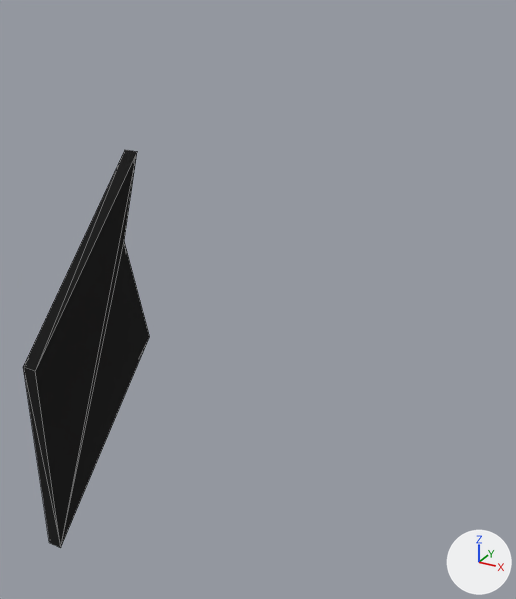
Two versions of the glTF model godot/assets/props/modelle/dach_ecke_l_kaputt.glb, one commit apart.
Before and after are seen from a 50 mm lens placed at (0.24, -1.158, 0.38), pointed at (-0.262, -0.245, -0.076). Every picture has the same lights, and +X, +Y and +Z are marked at lower right. The older version comes first. Mesh edges are drawn as thin lines. Vertices at exactly the same position are counted once.

The first picture shows 'dach_ecke_l_kaputt'.
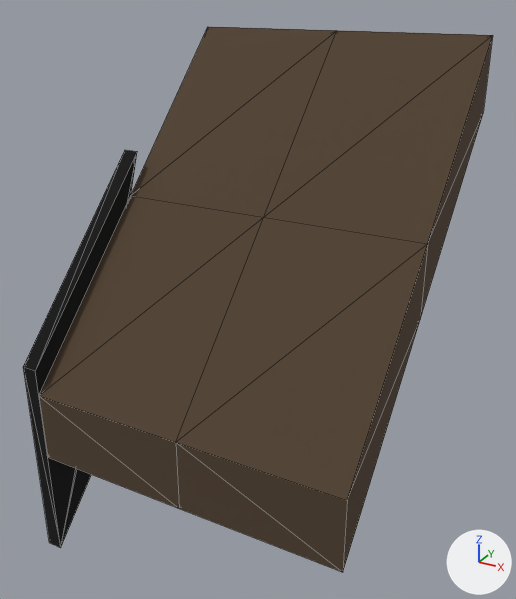
The edits, one by one:
Material 'schindeln' (mat_schindeln) is new.
Its base color is (0.0815, 0.0516, 0.029) (brown #514030).
Its roughness is 1.0.
me_dach_ecke_l_kaputt is used by ob_dach_ecke_l_kaputt; location (0.0, 0.0, 0.0).
me_dach_ecke_l_kaputt had 10 vertices, 16 faces and spanned x -0.525..-0.5, y -0.5..-0.225, z -0.483..0.131.
me_dach_ecke_l_kaputt now has 28 vertices, 48 faces and spans x -0.525..0.0, y -0.5..0.0, z -0.483..0.313.
me_dach_ecke_l_kaputt part 1: a new loose piece of 18 vertices spanning x -0.5..0.0, y -0.5..0.0, z -0.3..0.313, in mat_schindeln (brown #514030).
me_dach_ecke_l_kaputt gains material mat_schindeln (brown #514030).

What differs and where, as boxes (x1, y1, x2, y2) in the pictures (516 x 599 px):
'dach_ecke_l_kaputt', reshaped (268% wider, 37% taller)
    before: (23, 150, 150, 548)
    after: (23, 27, 493, 572)
part 1 of me_dach_ecke_l_kaputt, added (brown)
    after: (39, 27, 493, 572)
